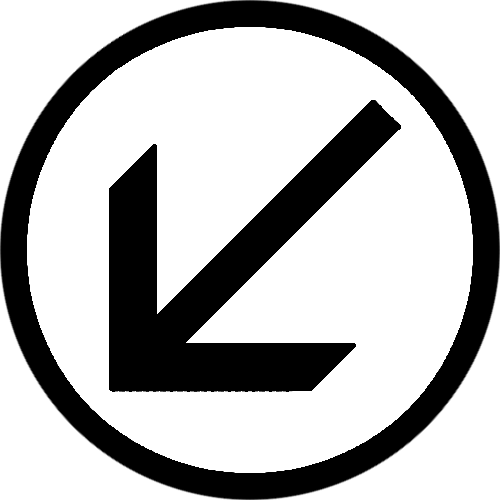
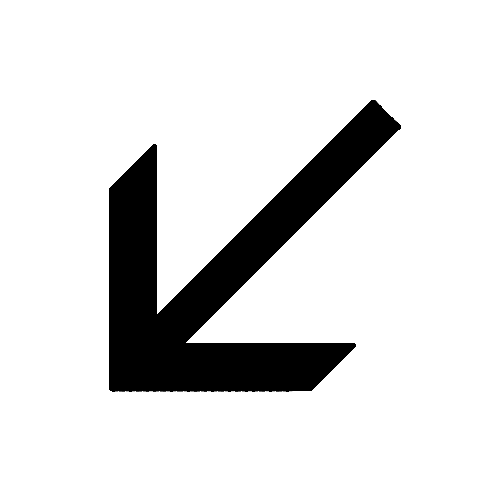
Comparing the layer stacks of the two 500px x 500px images. Changes:
removed layer "left_down.png" over [0, 0, 500, 500]
